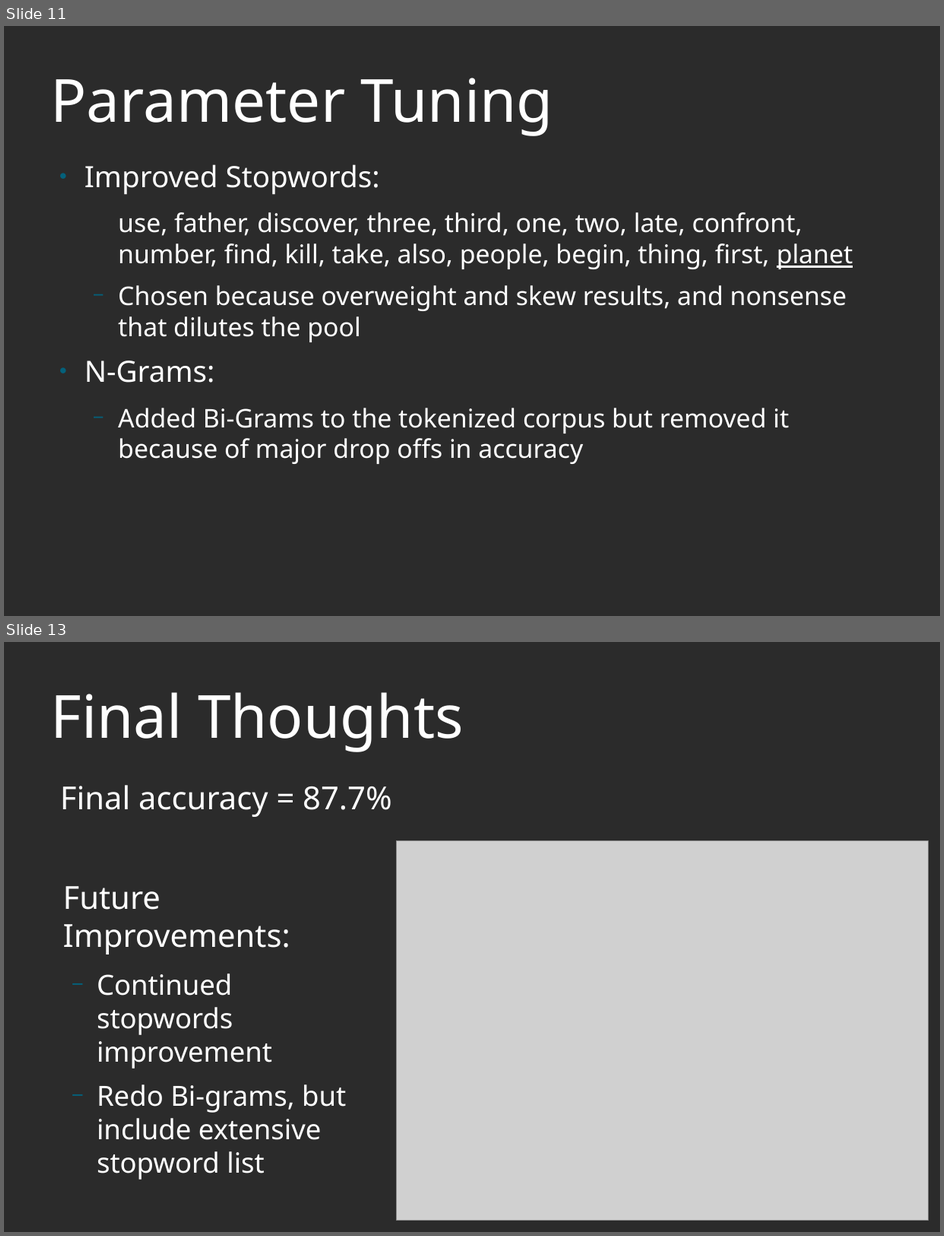
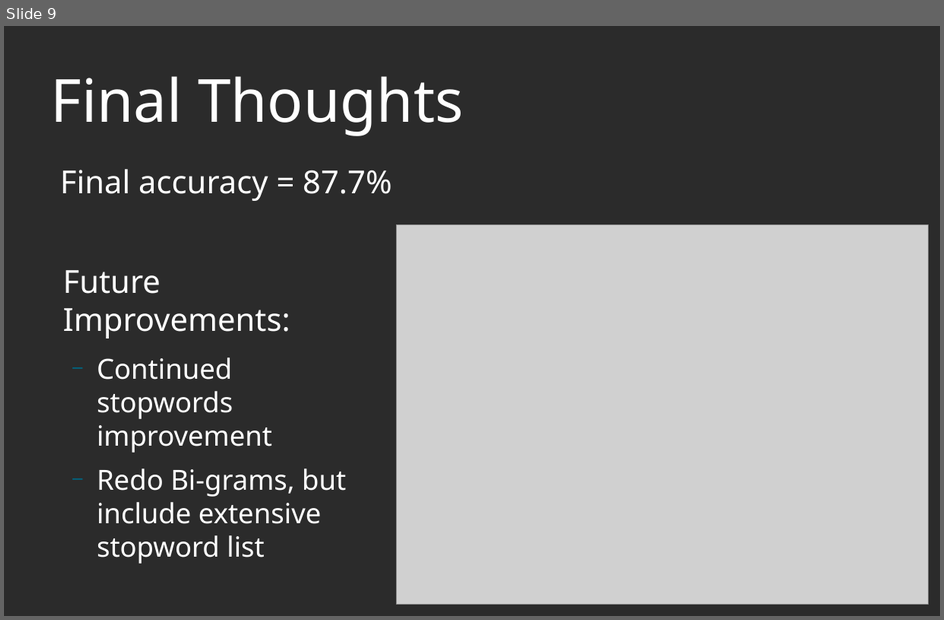
Before and after one commit to gr8willi35/DSI_CS3, a slide deck: Book Summary NLP Presentation.odp. Shown one above the other, each under a label of ours: slides 11 and 13 before the commit, slide 9 after it; the slides between them are not shown. The pictures are 944x1236 and 944x620 pixels, drawn with LibreOffice and Linux fonts; fonts in the diff are those of the drawing; grey boxes stand for pictures; background and template pictures are left out; a plain dark background stands for a picture behind light text. Boxes give left, top, right and bottom in pixels: in the first picture for what was removed or moved away, otherwise in the second. Text is boxed around its words. In the diff, an @@ line names an element or a change of style, - is before the commit and + after.

```diff
--- a/Book Summary NLP Presentation.odp
+++ b/Book Summary NLP Presentation.odp
@@ slide 11 removed at box(4, 26, 940, 616), background picture (left out) @@
@@ title removed at box(51, 78, 553, 136) @@
-Parameter Tuning
@@ text removed at box(85, 164, 854, 464) @@
-● Improved Stopwords:
-  use, father, discover, three, third, one, two, late, confront, number, find, kill, take, also, people, begin, thing, first, planet
-  − Chosen because overweight and skew results, and nonsense that dilutes the pool
-● N-Grams:
-  − Added Bi-Grams to the tokenized corpus but removed it because of major drop offs in accuracy
@@ what was slide 13 is now slide 9 @@
```
Also in this commit, not shown: 7 slides changed, 1 slide added, 4 other slides removed, 18 other files.
